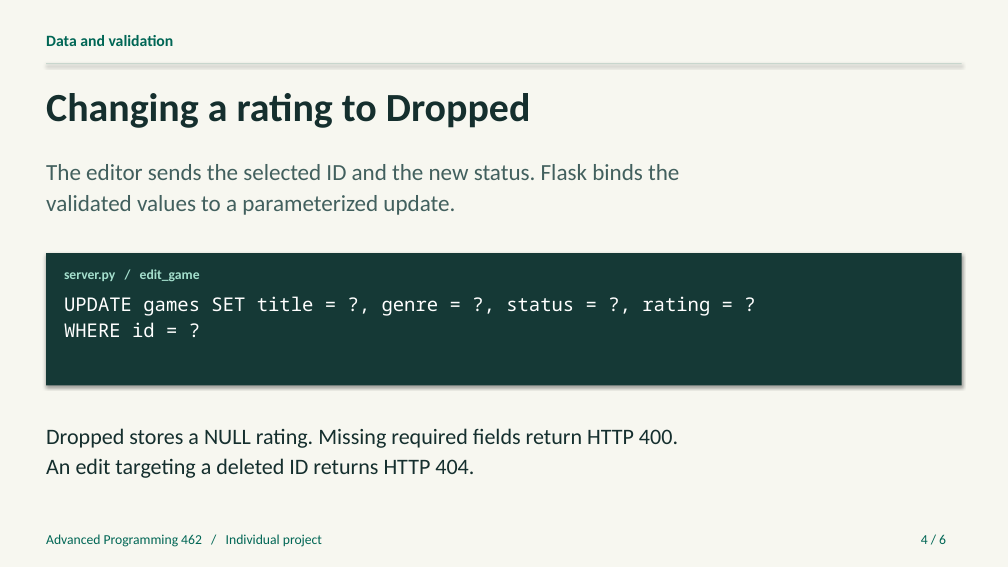
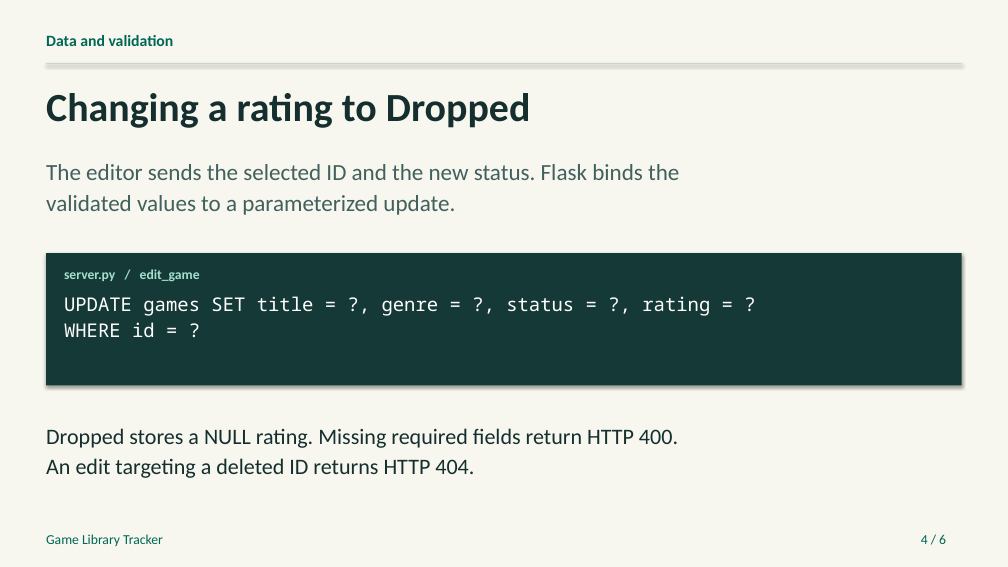
Before and after one commit to JehadKo/Library_tracker, a slide deck: slide 4 of Game_Library_Tracker.pptx. Drawn at 1008x567 pixels with LibreOffice and Linux fonts; fonts in the diff are those of the drawing. Boxes give left, top, right and bottom in pixels: in the first picture for what was removed or moved away, otherwise in the second. Text is boxed around its words. In the diff, an @@ line names an element or a change of style, - is before the commit and + after.

```diff
--- a/Game_Library_Tracker.pptx
+++ b/Game_Library_Tracker.pptx
@@ text at (x1=46, y1=534, x2=163, y2=546): text changed @@
-Advanced Programming 462 / Individual project
+Game Library Tracker
```
Also in this commit, not shown: 5 other slides changed, 3 other files.
